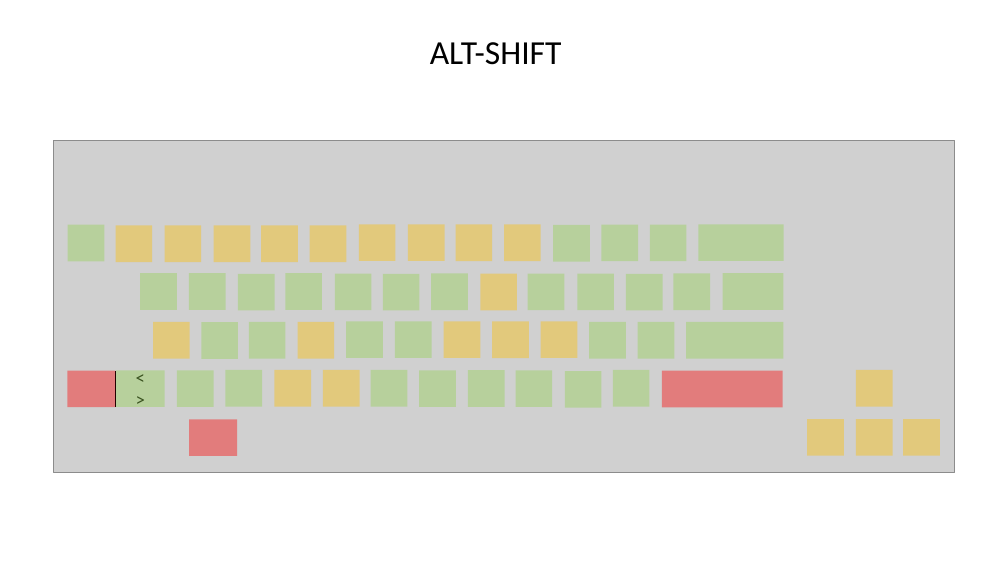
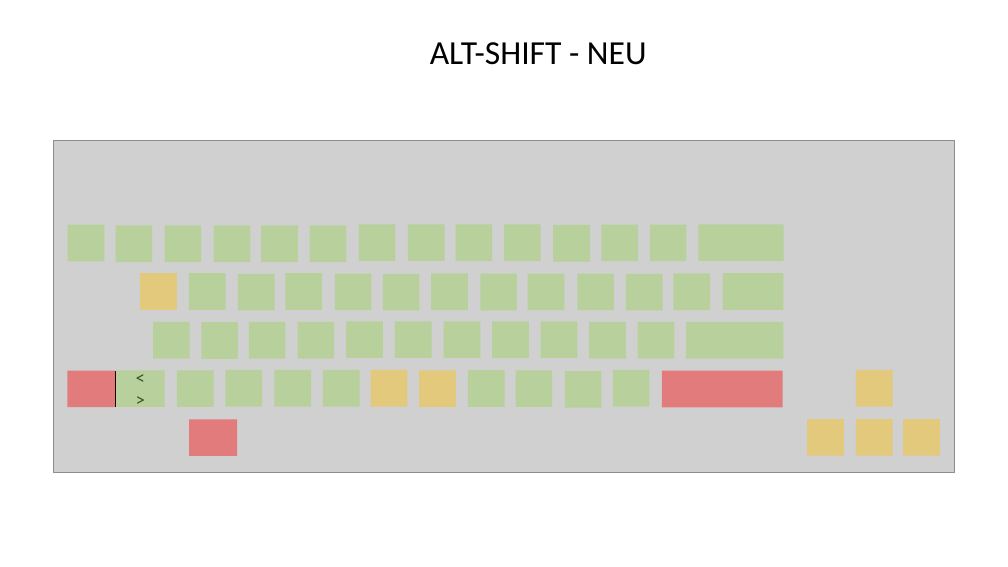
Before and after one commit to LucaKuechler/FastKey, a slide deck: slide 5 of doku/Keys.pptx (slide 6 before the commit). Drawn at 1008x567 pixels with LibreOffice and Linux fonts; fonts in the diff are those of the drawing; grey boxes stand for pictures. Boxes give left, top, right and bottom in pixels: in the first picture for what was removed or moved away, otherwise in the second. Text is boxed around its words. In the diff, an @@ line names an element or a change of style, - is before the commit and + after.

```diff
--- a/doku/Keys.pptx
+++ b/doku/Keys.pptx
@@ text at [430, 42, 647, 65]: text changed @@
-ALT-SHIFT
+ALT-SHIFT - NEU
@@ fill #92D050 at 40% opacity to #FFC000 at 40% opacity in 3 elements at [420, 371, 457, 407], [371, 370, 408, 406], [140, 273, 177, 309] @@
@@ fill #FFC000 at 40% opacity to #92D050 at 40% opacity in 17 elements at [492, 321, 529, 358], [456, 225, 493, 261], [504, 225, 541, 261], [359, 225, 396, 261], [408, 225, 445, 261], [261, 225, 298, 262], [310, 225, 347, 262], [165, 225, 202, 262], [214, 225, 251, 262], [116, 225, 153, 262], [323, 370, 360, 406], [274, 370, 312, 406], [444, 321, 481, 358], [480, 274, 517, 310], [153, 322, 190, 358], [298, 322, 335, 358], [541, 321, 578, 358] @@
```
Also in this commit, not shown: 4 other slides changed, 1 slide added, 1 slide removed, 5 other files.
